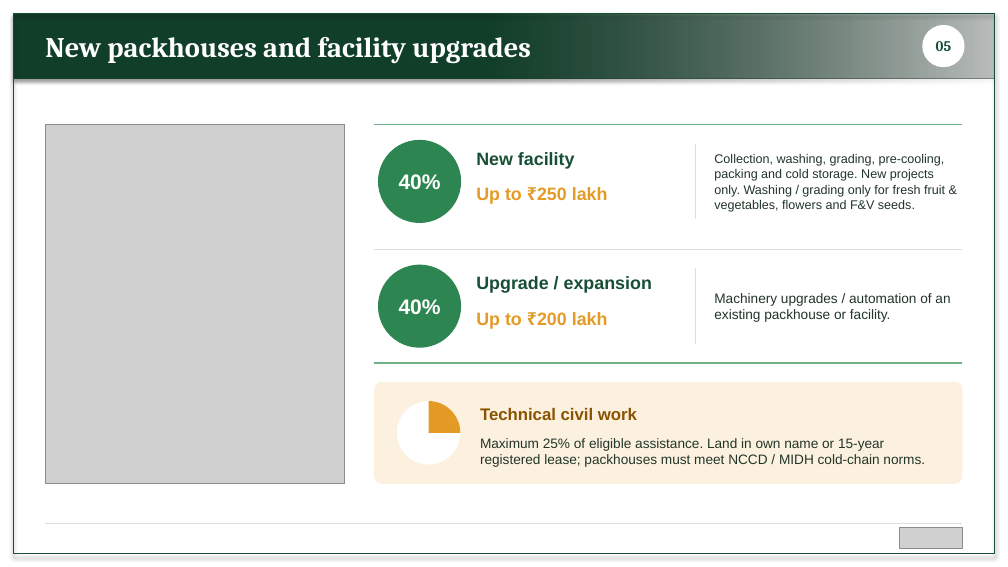
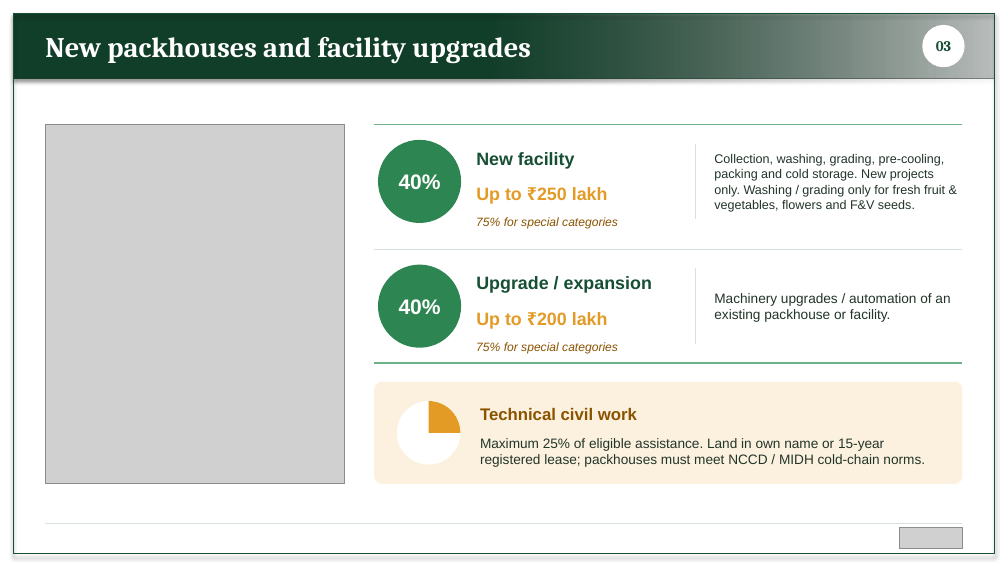
Before and after one commit to BantheFox012/FM, a slide deck: slide 5 of APEDA_BKNY.pptx. Drawn at 1008x567 pixels with LibreOffice and Linux fonts; fonts in the diff are those of the drawing; grey boxes stand for pictures. Boxes give left, top, right and bottom in pixels: in the first picture for what was removed or moved away, otherwise in the second. Text is boxed around its words. In the diff, an @@ line names an element or a change of style, - is before the commit and + after.

```diff
--- a/APEDA_BKNY.pptx
+++ b/APEDA_BKNY.pptx
@@ text at [936,41,951,51]: text changed @@
-05
+03
@@ text added at [476,217,618,229], 11.5 pt, text #8A5300, italic @@
+75% for special categories
@@ text added at [476,342,618,354], 11.5 pt, text #8A5300, italic @@
+75% for special categories
```
Also in this commit, not shown: 13 other slides changed.
